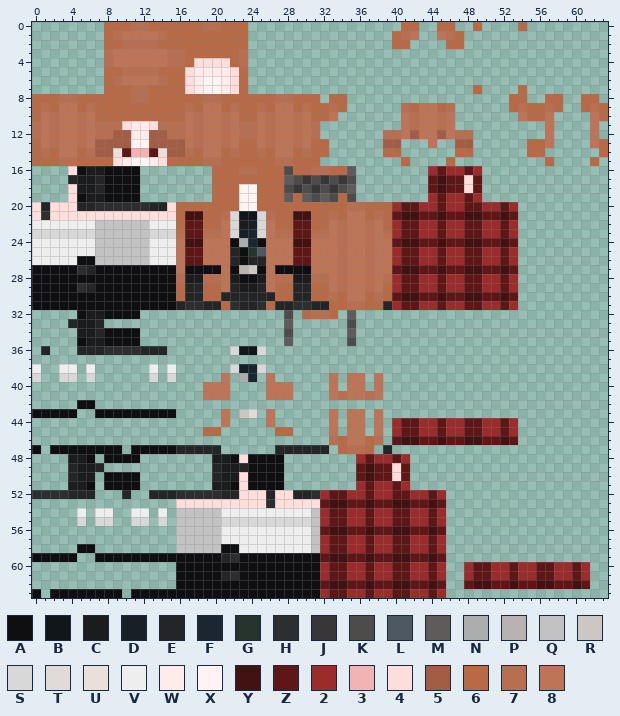
A pixel-art sprite gets an edit: MCSkins/MySkins/L.S-B/ORG-.png. Above, as it was before the edit.
The file is 64x64 pixels. Colours within 5 levels of each other are drawn and written as one.
Palette (. is transparent): A #0f0f11  B #11161a  C #1b1c1e  D #171f27  E #242527  F #1c2630  G #27342e  H #2d2e30  J #383636  K #4e4b4b  L #4d5863  M #5f5b5b  N #adadad  P #b9b3b0  Q #c2c2c2  R #cdc7c4  S #d8d8d8  T #e1dbd8  U #e9e0dc  V #eeeeee  W #ffebea  X #fff4f4  Y #421111  Z #5e1616  2 #9c2c2c  3 #f1b3b3  4 #fddedb  5 #a35d44  6 #b86a46  7 #b86e51  8 #be7457
Pixels before (only the part around the change), first column x 19:
22 668SCDS866ZZ66878878
23 778SDFS877ZZ77878878
24 888ANFA888YY88878878
25 888EAGL888ZZ88878878
26 888EAEE888ZZ88878878
27 AA8APRA8AAAA88878878
28 778CAAC877CC77878878
29 668ECCE866EE66878878
30 66EEEEEE66EE66768867
31 EE6HEEH6EEHHEE667766
32 .........K.6776.M...
33 .........M......K...
34 .........K......M...
35 .........M......K...
36 ...SBBS.............
37 ....................
38 ...SDFS.............
39 ..8.NF.8......8.88.8
40 888....888....8.88.8
41 888....888....878878
42 ....................
43 ..8.RT.8......8.88.8
44 ..8....8......8.88.8
45 66......66....8.88.8
46 ..............768867
47 EE......EEEEEE.6776.
48 .CCA4AAAA........2Z2
49 .ECCEAAAA........ZYZ
50 .ECC4AAAA........ZYZ
The same view after the edit:
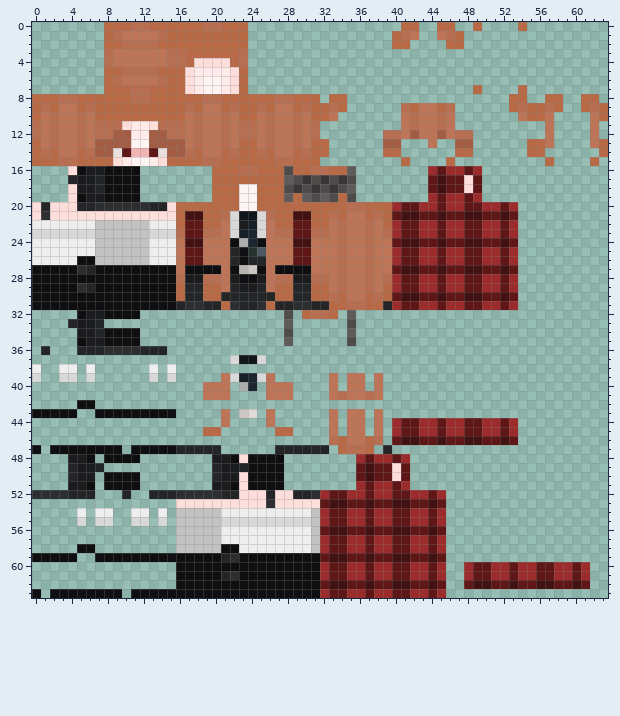
Changes in this commit:
y 36: x 22..25 SBBS -> ....
y 37: x 22..25 .... -> SBBS
y 38: x 22..25 SDFS -> ....
y 39: x 22..23 .N -> SD; x 25 . -> S
y 40: x 23..24 .. -> NF
Boxes around the changes in both pictures, in picture pixels (x1, y1, x2, y2):
changed: (230, 346, 266, 391)
